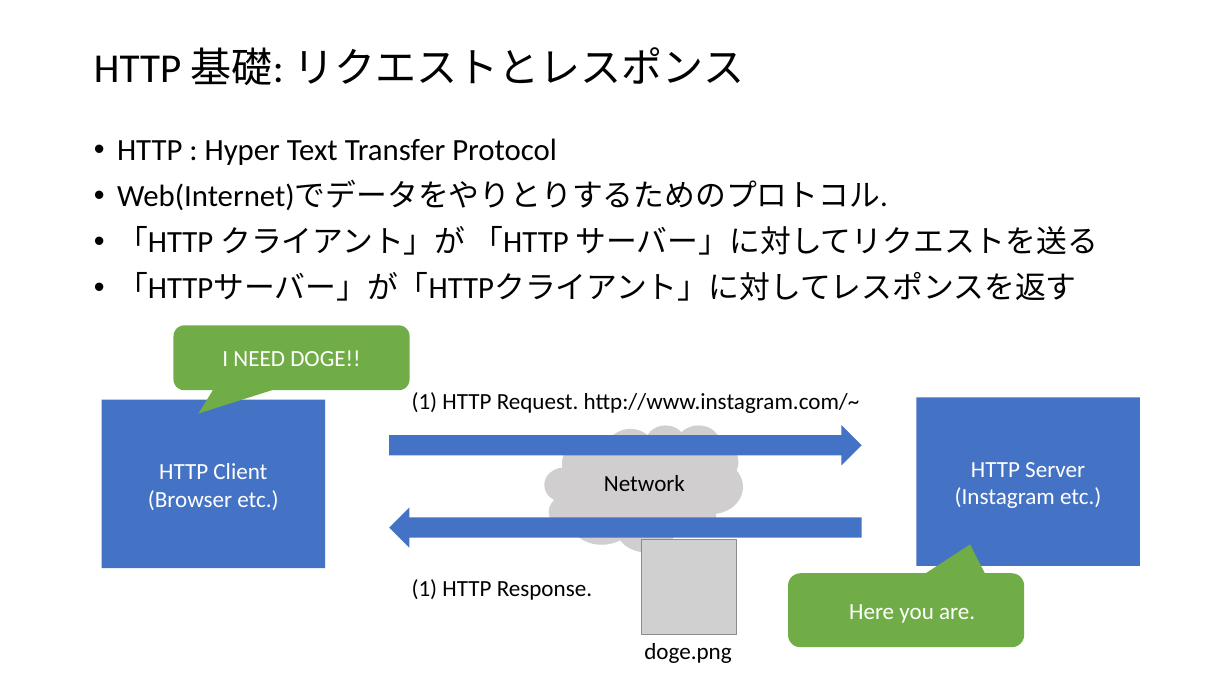
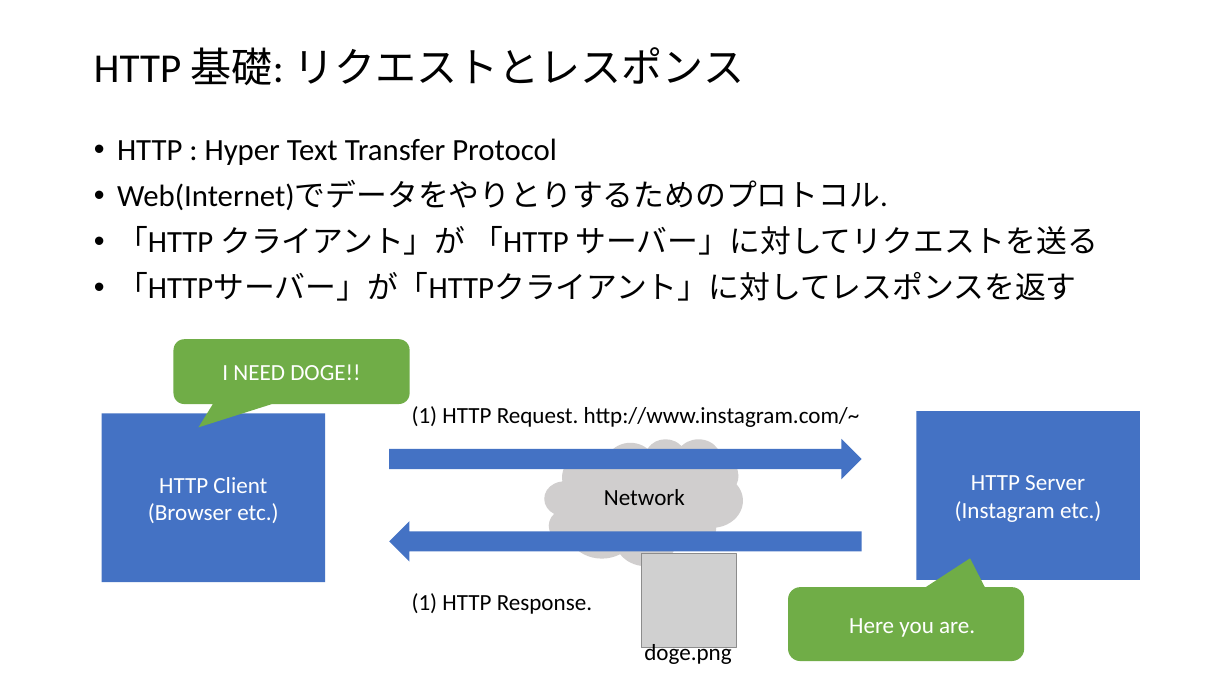
Before and after one commit to yuichi110/nutanix_restapi_bootcamp, a slide deck: slide 3 of lesson01.pptx. Drawn at 1232x693 pixels with LibreOffice and Linux fonts; fonts in the diff are those of the drawing; grey boxes stand for pictures. Boxes give left, top, right and bottom in pixels: in the first picture for what was removed or moved away, otherwise in the second. Text is boxed around its words. In the diff, an @@ line names an element or a change of style, - is before the commit and + after.

```diff
--- a/lesson01.pptx
+++ b/lesson01.pptx
@@ 5 texts, 2 rectangles, 2 right arrows, 2 rounded speech boxes, 1 picture, 1 cloud: place and size @@
-5 texts, 2 rectangles, 2 right arrows, 2 rounded speech boxes, 1 picture, 1 cloud at (102,325,1141,647)
+5 texts, 2 rectangles, 2 right arrows, 2 rounded speech boxes, 1 picture, 1 cloud at (102,339,1141,661)
@@ text "doge.png": place and size @@
-text "doge.png" at (644,643,731,663)
+text "doge.png" at (644,644,731,667)
```
Also in this commit, not shown: 13 other slides changed, 4 slides added, 7 other files.
